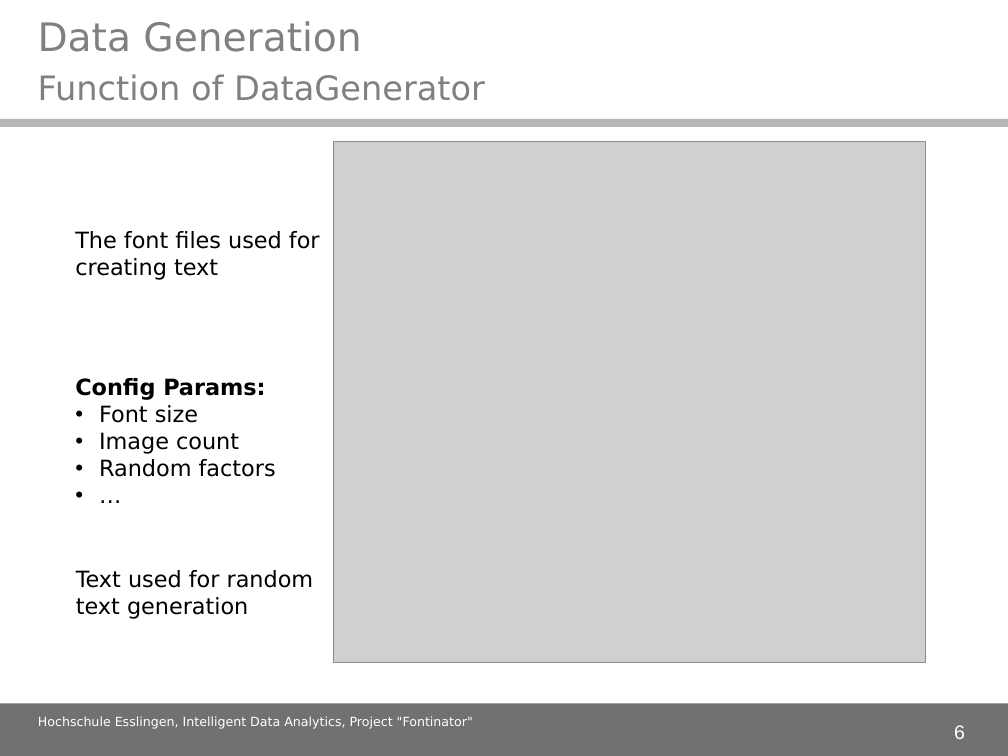
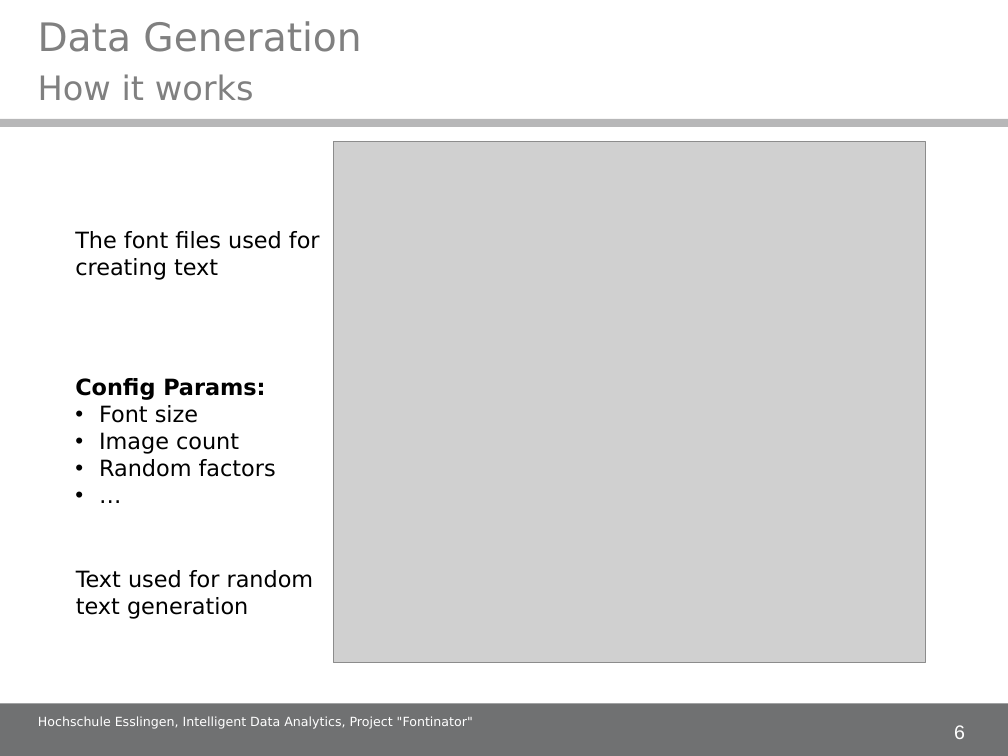
Before and after one commit to alex-ta/Fontinator, a slide deck: slide 6 of Documents/IDA_project_presentation.ppt. Drawn at 1008x756 pixels with LibreOffice and Linux fonts; fonts in the diff are those of the drawing; grey boxes stand for pictures; background and template pictures are left out. Boxes give left, top, right and bottom in pixels: in the first picture for what was removed or moved away, otherwise in the second. Text is boxed around its words. In the diff, an @@ line names an element or a change of style, - is before the commit and + after.

```diff
--- a/Documents/IDA_project_presentation.ppt
+++ b/Documents/IDA_project_presentation.ppt
@@ title at (38,74,254,101): text changed @@
-Function of DataGenerator
+How it works
```
Also in this commit, not shown: 2 other slides changed.
